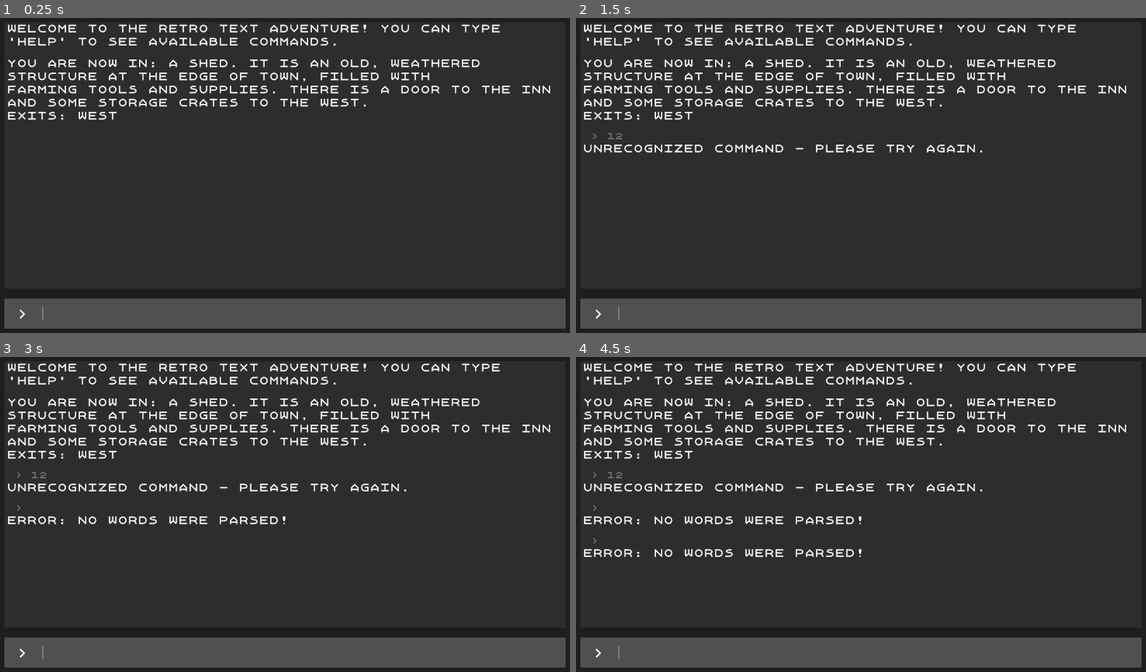
Above: before the commit, frames 1-4 (two rows, left to right).
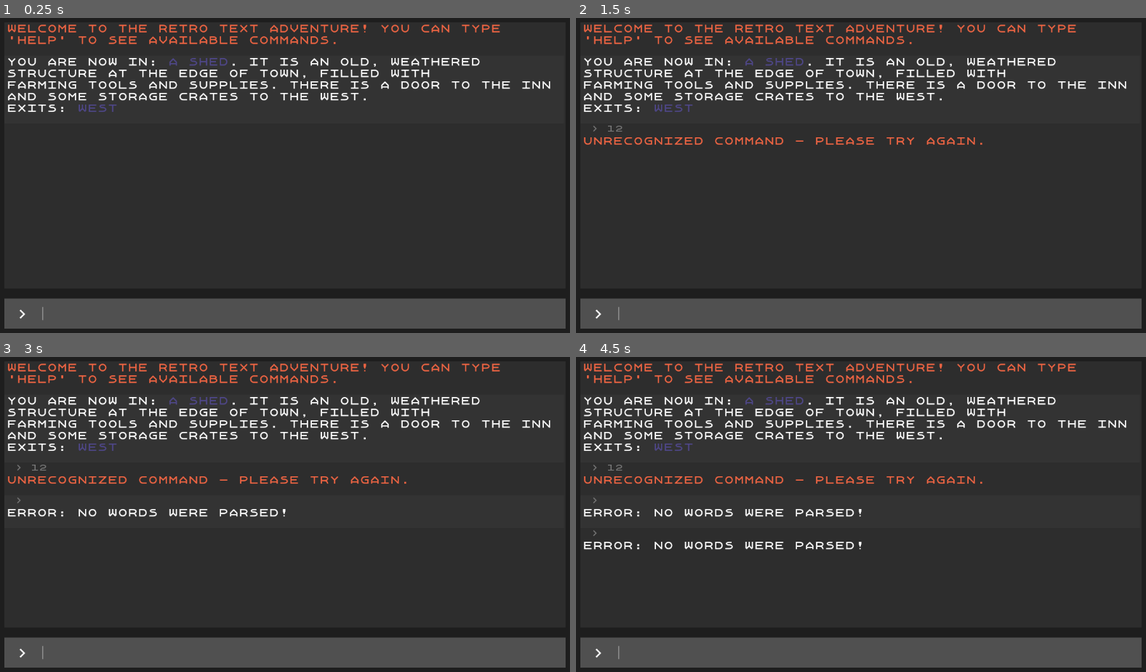
Above: after the commit, the same moments.

Repository: onionbulbperception/text_adventure_by_tutorial
Game: Godot game, scene res://scenes/game.tscn
Same seed, same stepped clock (60 frames per second), same inputs: the game is played once before the commit and once after it.
Inputs (mouse positions are in pixels of both pictures, inside the frame that each line leads up to):
- Up to frame 1 (0.25 s): no input
- Up to frame 2 (1.5 s): click (878, 314) at 0.52 s; type "12" at 0.6 s; tap Enter at 1.25 s
- Up to frame 3 (3 s): tap Space at 2 s; tap Enter at 2.75 s
- Up to frame 4 (4.5 s): tap Space at 3.5 s; tap Enter at 4.25 s

The runs differ from the first frame. In frame 1, 6.4% of the frame differs, in the area x 1-97%, y 2-33%; in frame 2, 7.8%; in frame 3, 8.9%; in frame 4, 9.9%, in the area x 1-97%, y 2-64%.

Commit message:
finished tutorial's part 17

Diff:
--- a/scenes/input_response.tscn
+++ b/scenes/input_response.tscn
@@ -1,8 +1,14 @@
-[gd_scene load_steps=4 format=3 uid="uid://bx37kddntghtv"]
+[gd_scene load_steps=5 format=3 uid="uid://bx37kddntghtv"]
 
 [ext_resource type="Script" path="res://scripts/input_response.gd" id="1_13d7v"]
 [ext_resource type="PackedScene" uid="uid://dbexhmqfmn2xo" path="res://scenes/input_history.tscn" id="2_18uft"]
 [ext_resource type="PackedScene" uid="uid://djeqt2indprdk" path="res://scenes/response.tscn" id="3_r2lxd"]
+
+[sub_resource type="StyleBoxFlat" id="StyleBoxFlat_bsq2h"]
+bg_color = Color(1, 1, 1, 0.0313726)
+expand_margin_left = 5.0
+expand_margin_right = 5.0
+expand_margin_bottom = 20.0
 
 [node name="InputResponse" type="MarginContainer"]
 anchors_preset = 15
@@ -13,6 +19,10 @@
 theme_override_constants/margin_left = 5
 script = ExtResource("1_13d7v")
 
+[node name="Zebra" type="Panel" parent="."]
+layout_mode = 2
+theme_override_styles/panel = SubResource("StyleBoxFlat_bsq2h")
+
 [node name="Rows" type="VBoxContainer" parent="."]
 layout_mode = 2
 
--- a/scenes/response.tscn
+++ b/scenes/response.tscn
@@ -2,9 +2,12 @@
 
 [ext_resource type="FontFile" uid="uid://2c4lklsj37yx" path="res://fonts/Xanmono.ttf" id="1_2uf0u"]
 
-[node name="Response" type="Label"]
+[node name="Response" type="RichTextLabel"]
 custom_minimum_size = Vector2(1100, 0)
-theme_override_fonts/font = ExtResource("1_2uf0u")
-theme_override_font_sizes/font_size = 20
+offset_right = 1100.0
+offset_bottom = 23.0
+theme_override_fonts/normal_font = ExtResource("1_2uf0u")
+theme_override_font_sizes/normal_font_size = 20
+bbcode_enabled = true
 text = "this is what the game will give back"
-autowrap_mode = 3
+fit_content = true
--- a/scripts/command_processor.gd
+++ b/scripts/command_processor.gd
@@ -38,45 +38,46 @@
 		"help":
 			return help()
 		_:
-			return "Unrecognized command - please try again."
+			return Types.wrap_system_text("Unrecognized command - please try again.")
 
 
 func go(second_word: String) -> String:
 	if second_word == "":
-		return "Go where?"
+		return Types.wrap_system_text("Go where?")
 
 	if current_room.exits.keys().has(second_word):
 		var exit = current_room.exits[second_word]
 		if exit.is_locked:
-			return "The way %s is currently locked!" % second_word
+			return "The way " + Types.wrap_location_text(second_word) + " is currently " + Types.wrap_system_text("locked!")
 		var change_response = change_room(exit.get_other_room(current_room))
-		var response_strings = PackedStringArray(["You go %s." % second_word, change_response])
+		var response_strings = PackedStringArray(["You go " + Types.wrap_location_text(second_word) + ".", change_response])
 		var response_string = "\n".join(response_strings)
 		return response_string
 	else:
-		return "This room has no exit in that direction."
+		return "This room has no " + Types.wrap_system_text(second_word) + " exit."
 
 
 func take(second_word: String) -> String:
 	if second_word == "":
-		return "Take what?"
+		return Types.wrap_system_text("Take what?")
 	for item in current_room.items:
 		if second_word.to_lower() == item.item_name.to_lower():
 			current_room.remove_item(item)
 			player.take_item(item)
-			return "You take the " + item.item_name
-	return "There is no item like that in this room."
+			return "You take the " + Types.wrap_item_text(item.item_name)
+
+	return "There is no " + Types.wrap_item_text(second_word) + " here."
 
 
 func drop(second_word) -> String:
 	if second_word == "":
-		return "Drop what?"
+		return Types.wrap_system_text("Drop what?")
 	for item in player.inventory:
 		if second_word.to_lower() == item.item_name.to_lower():
 			player.drop_item(item)
 			current_room.add_item(item)
-			return "You drop the " + item.item_name
-	return "You don't have that item."
+			return "You drop the " + Types.wrap_item_text(item.item_name) + "."
+	return "You don't have anything called " + Types.wrap_system_text(second_word) + "."
 
 
 func inventory() -> String:
@@ -85,7 +86,7 @@
 
 func use(second_word) -> String:
 	if second_word == "":
-		return "Use what?"
+		return Types.wrap_system_text("Use what?")
 
 	for item in player.inventory:
 		if second_word.to_lower() == item.item_name.to_lower():
@@ -95,29 +96,29 @@
 						if exit == item.use_value:
 							exit.is_locked = false
 							player.drop_item(item)
-							return "You use %s to unlock a door to %s" % [item.item_name, exit.get_other_room(current_room).room_name]
-					return "That item does not unlock any doors in this room."
+							return "You use " + Types.wrap_item_text(second_word) + " to unlock a door to " + Types.wrap_location_text(exit.get_other_room(current_room).room_name)
+					return "Your " + Types.wrap_item_text(second_word) + " does not unlock anything here."
 				_:
-					return "Error - tried to use an item with an invalid type."
+					return Types.wrap_system_text("Error - tried to use an item with an invalid type.")
 
-	return "You don't have that item."
+	return "You don't have a " + Types.wrap_item_text(second_word) + "."
 
 
 func talk(second_word: String) -> String:
 	if second_word == "":
-		return "Talk to whom?"
+		return Types.wrap_system_text("Talk to whom?")
 
 	for npc in current_room.npcs:
 		if npc.npc_name.to_lower() == second_word:
 			var dialog = npc.post_quest_dialog if npc.has_received_quest_item else npc.initial_dialog
-			return npc.npc_name + ": \"" + dialog + "\""
+			return Types.wrap_npc_text(npc.npc_name + ": ") + Types.wrap_speech_text("\"" + dialog + "\"")
 
-	return "That person does not exist in this room."
+	return "There is no " + Types.wrap_npc_text(second_word) + " here."
 
 
 func give(second_word: String) -> String:
 	if second_word == "":
-		return "Give what?"
+		return Types.wrap_system_text("Give what?")
 
 	var has_item := false
 	for item in player.inventory:
@@ -125,7 +126,7 @@
 			has_item = true
 
 	if not has_item:
-		return "You don't have that item."
+		return "You don't have a " + Types.wrap_item_text(second_word) + "."
 
 	for npc in current_room.npcs:
 		if npc.quest_item != null and second_word.to_lower() == npc.quest_item.item_name.to_lower():
@@ -142,13 +143,25 @@
 				if second_word.to_lower() == item.item_name.to_lower():
 					player.drop_item(item)
 
-			return "You give a %s to the %s." % [second_word, npc.npc_name]
+			return "You give the " + Types.wrap_item_text(second_word) + " to the " + Types.wrap_npc_text(npc.npc_name) + "."
 
-	return "Nobody here wants that item."
+	return "Nobody here wants a" + Types.wrap_item_text(second_word) + "."
 
 
 func help() -> String:
-	return "You can use these commands: go [location], take [item], drop [item], inventory, use [item], talk [person], give [item], help"
+	var help_strings = PackedStringArray([
+		"You can use these commands: ",
+		" go " + Types.wrap_location_text("[location]"),
+		" take " + Types.wrap_item_text("[item]"),
+		" drop " + Types.wrap_item_text("[item]"),
+		" use " + Types.wrap_item_text("[item]"),
+		" talk " + Types.wrap_npc_text("[npc]"),
+		" give " + Types.wrap_item_text("[item]"),
+		" inventory",
+		" help"])
+	var help_string = "\n".join(help_strings)
+	return help_string
+
 
 func change_room(new_room: GameRoom) -> String:
 	current_room = new_room
--- a/scripts/game.gd
+++ b/scripts/game.gd
@@ -7,7 +7,7 @@
 
 
 func _ready() -> void:
-	game_info.create_response("Welcome to the retro text adventure! You can type 'help' to see available commands.")
+	game_info.create_response(Types.wrap_system_text("Welcome to the retro text adventure! You can type 'help' to see available commands."))
 
 	var starting_room_response = command_processor.initialize(room_manager.get_child(0), player)
 	game_info.create_response(starting_room_response)
--- a/scripts/game_info.gd
+++ b/scripts/game_info.gd
@@ -8,6 +8,7 @@
 
 
 var max_scroll_length := 0
+var should_zebra := false
 
 @onready var scroll = $Scroll
 @onready var scrollbar = scroll.get_v_scroll_bar()
@@ -47,4 +48,7 @@
 
 func _add_response_to_game(response: Control):
 	history_rows.add_child(response)
+	if not should_zebra:
+		response.zebra.hide()
+	should_zebra = !should_zebra
 	_delete_history_beyond_limit()
--- a/scripts/game_room.gd
+++ b/scripts/game_room.gd
@@ -51,7 +51,7 @@
 
 
 func get_room_description() -> String:
-	return "You are now in: " + room_name + ". It is " + room_description
+	return "You are now in: " + Types.wrap_location_text(room_name) + ". It is " + room_description
 
 
 func get_npc_description() -> String:
@@ -59,8 +59,7 @@
 		return ""
 	var npc_string = ""
 	for npc in npcs:
-		npc_string += npc.npc_name + " "
-
+		npc_string += Types.wrap_npc_text(npc.npc_name) + " "
 	return "NPCs: " + npc_string
 
 
@@ -70,14 +69,15 @@
 
 	var item_string = ""
 	for item in items:
-		item_string += item.item_name + " "
+		item_string += Types.wrap_item_text(item.item_name) + " "
 
 	return "Items: " + item_string
 
 
 func get_exit_description() -> String:
-	var exit_string = PackedStringArray(exits.keys())
-	return "Exits: " +  " ".join(exit_string)
+	var exit_strings = PackedStringArray(exits.keys())
+	var exit_srting = " ".join(exit_strings)
+	return "Exits: " + Types.wrap_location_text(exit_srting)
 
 
 func connect_exit_unlocked(direction: String, room: GameRoom, room_2_override_name = "null"):
--- a/scripts/globals/types.gd
+++ b/scripts/globals/types.gd
@@ -5,3 +5,30 @@
 	KEY,
 	QUEST_ITEM,
 }
+
+
+const COLOR_NPC = Color("#52DEE5")
+const COLOR_ITEM = Color("#B38CB4")
+const COLOR_SPEECH = Color("#B6C649")
+const COLOR_LOCATION = Color("#4F4789")
+const COLOR_SYSTEM = Color("#F06543")
+
+
+func wrap_npc_text(text: String) -> String:
+	return "[color=#%s]%s[/color]" % [COLOR_NPC.to_html(), text]
+
+
+func wrap_item_text(text: String) -> String:
+	return "[color=#%s]%s[/color]" % [COLOR_ITEM.to_html(), text]
+
+
+func wrap_speech_text(text: String) -> String:
+	return "[color=#%s]%s[/color]" % [COLOR_SPEECH.to_html(), text]
+
+
+func wrap_location_text(text: String) -> String:
+	return "[color=#%s]%s[/color]" % [COLOR_LOCATION.to_html(), text]
+
+
+func wrap_system_text(text: String) -> String:
+	return "[color=#%s]%s[/color]" % [COLOR_SYSTEM.to_html(), text]
--- a/scripts/input_response.gd
+++ b/scripts/input_response.gd
@@ -1,6 +1,6 @@
 extends MarginContainer
 
-
+@onready var zebra = $Zebra
 @onready var input_label = $Rows/InputHistory
 @onready var response_label = $Rows/Response
 
@@ -11,4 +11,4 @@
 	else:
 		input_label.text = " > " + input
 
-	response_label.text = response
+	response_label.bbcode_text = response
